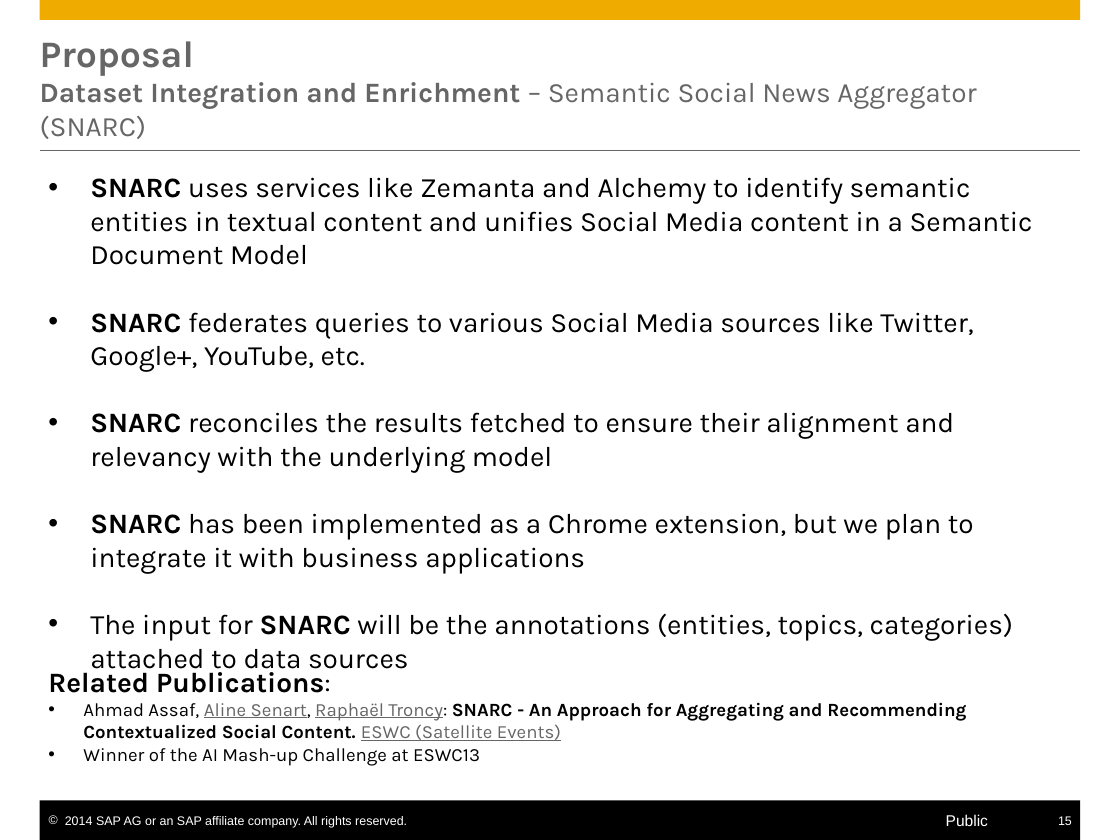
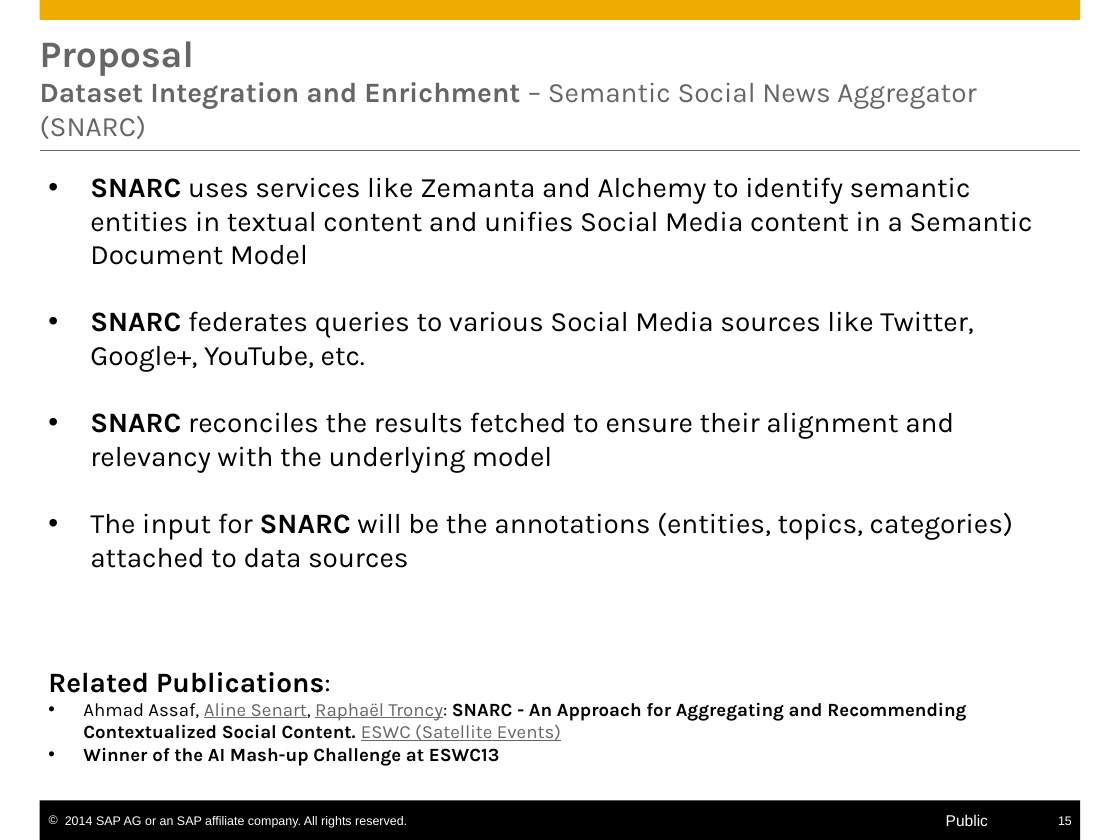
Before and after one commit to S-c-H-i-Z-o/PhD, a slide deck: slide 15 of Progress Reports CIFRE & Workplans/PhD Interim Report/presentation/Self-Service Data Provisioning through Semantic Enrichment of Data - Updated.pptx. Drawn at 1120x840 pixels with LibreOffice and Linux fonts; fonts in the diff are those of the drawing. Boxes give left, top, right and bottom in pixels: in the first picture for what was removed or moved away, otherwise in the second. Text is boxed around its words. In the diff, an @@ line names an element or a change of style, - is before the commit and + after.

```diff
--- a/Progress Reports CIFRE & Workplans/PhD Interim Report/presentation/Self-Service Data Provisioning through Semantic Enrichment of Data - Updated.pptx
+++ b/Progress Reports CIFRE & Workplans/PhD Interim Report/presentation/Self-Service Data Provisioning through Semantic Enrichment of Data - Updated.pptx
@@ text at (90,513,974,573): paragraph removed @@
-• SNARC has been implemented as a Chrome extension, but we plan to integrate it with business applications
@@ text at (83,748,499,766): bold on in "Winner of the AI Mash-up Challenge at ..." @@
```
Also in this commit, not shown: 6 other slides changed, 20 other files.
